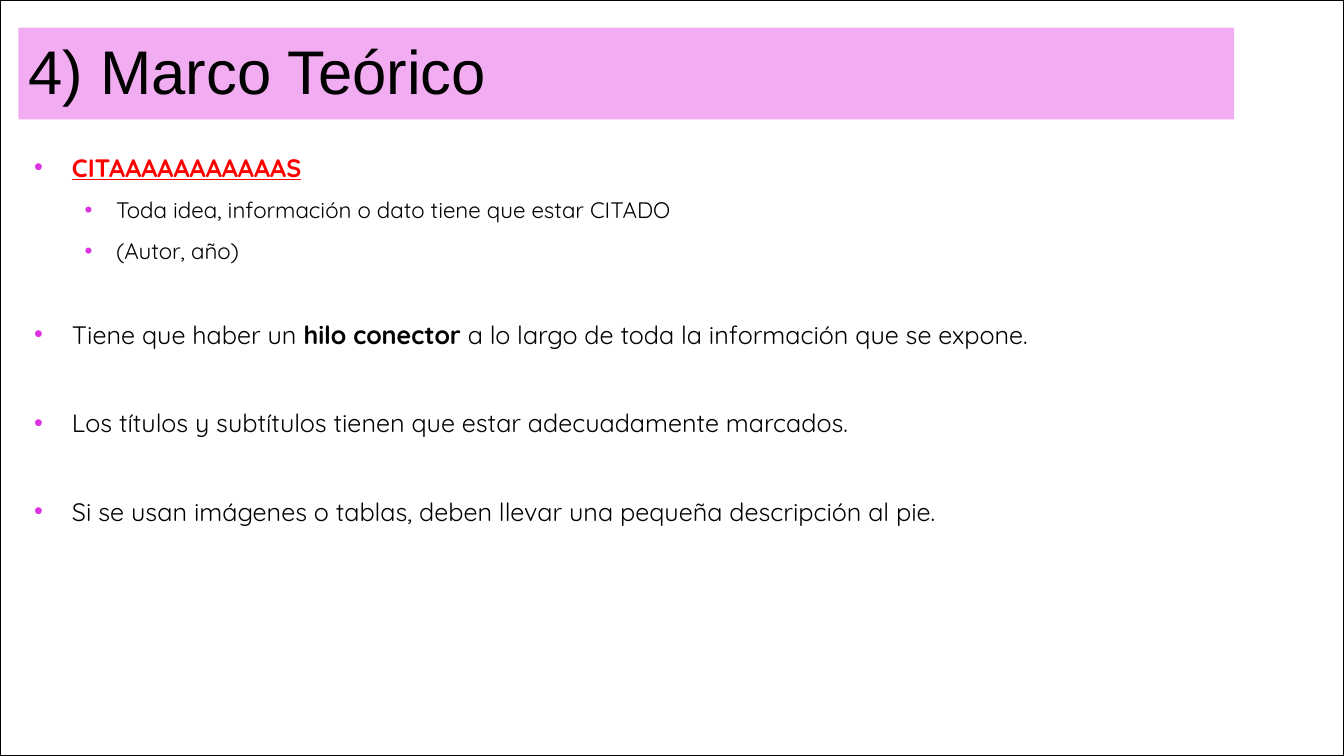
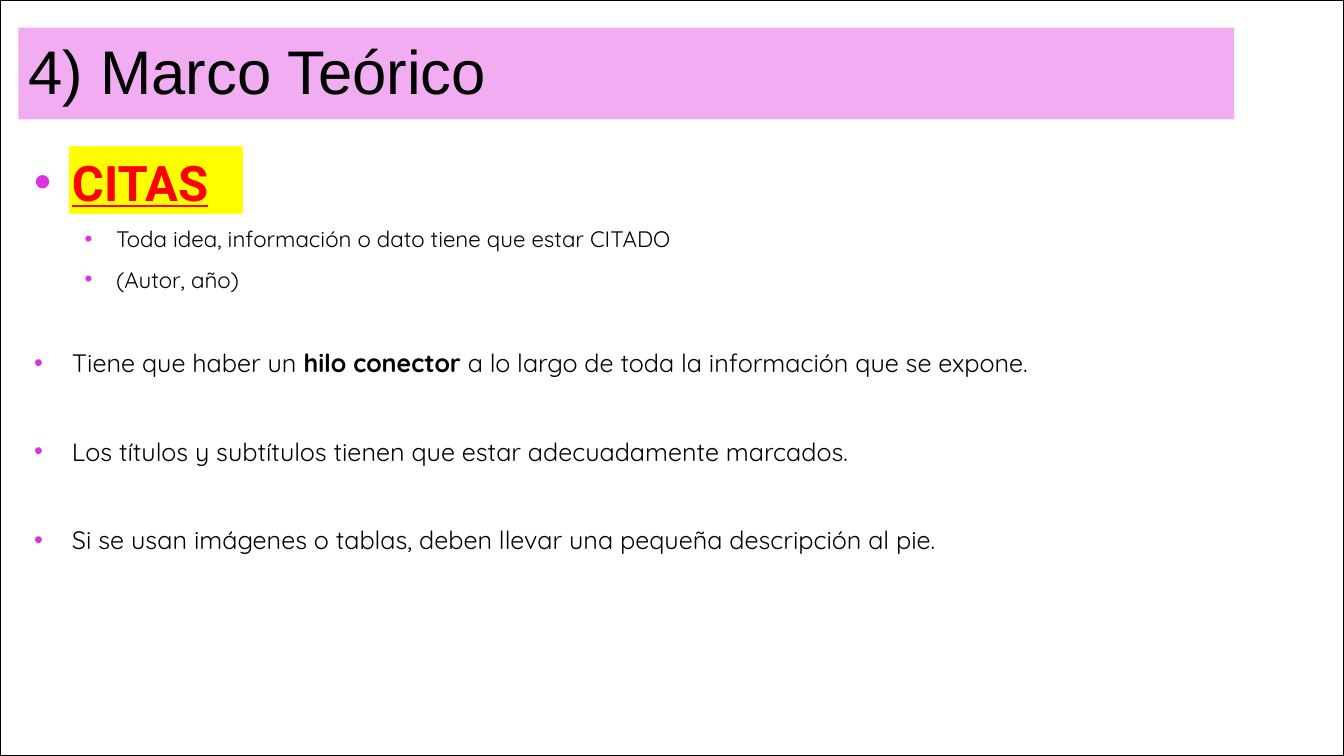
Before and after one commit to Adrifelcha/afchavez-019, a slide deck: slide 15 of JeanPiaget/Presentaciones/UltimaClase.pptx. Drawn at 1344x756 pixels with LibreOffice and Linux fonts; fonts in the diff are those of the drawing. Boxes give left, top, right and bottom in pixels: in the first picture for what was removed or moved away, otherwise in the second. Text is boxed around its words. In the diff, an @@ line names an element or a change of style, - is before the commit and + after.

```diff
--- a/JeanPiaget/Presentaciones/UltimaClase.pptx
+++ b/JeanPiaget/Presentaciones/UltimaClase.pptx
@@ rectangle added at bbox=[70, 147, 241, 213], fill #FFFF00, outline #FFFF00 1.25 pt @@
@@ text at bbox=[72, 165, 208, 207]: text changed; size 18 to 35 pt; font Quicksand to Roboto @@
-• CITAAAAAAAAAAAS
+• CITAS
```
Also in this commit, not shown: 8 other slides changed, 36 other files.
